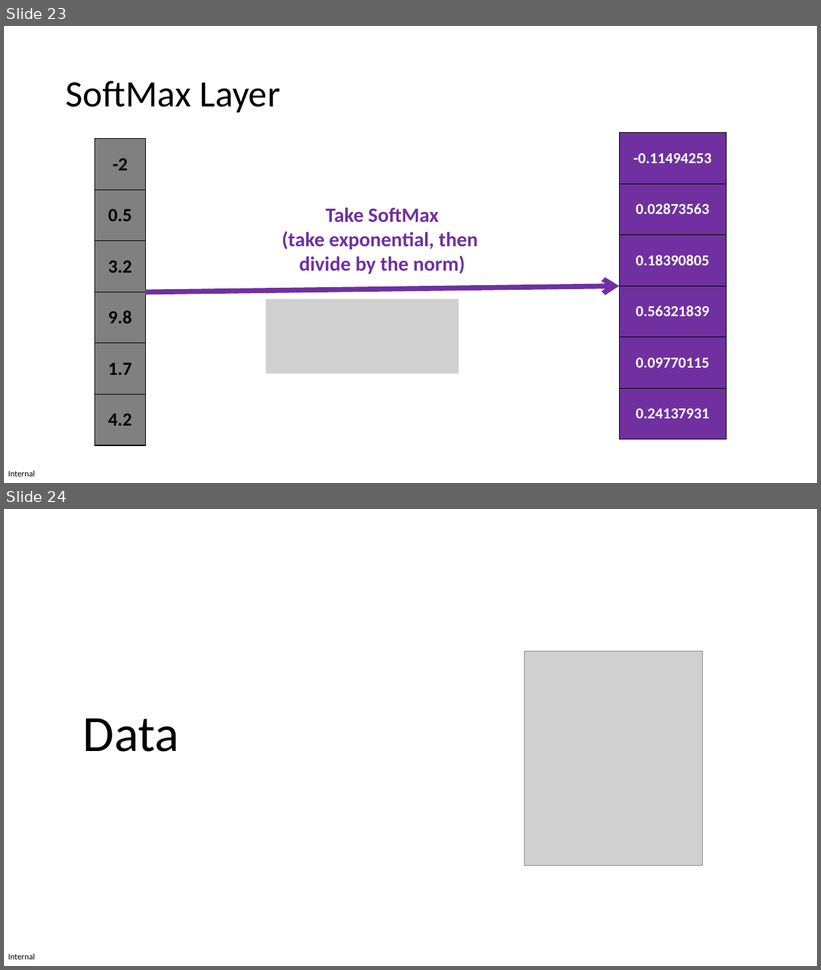
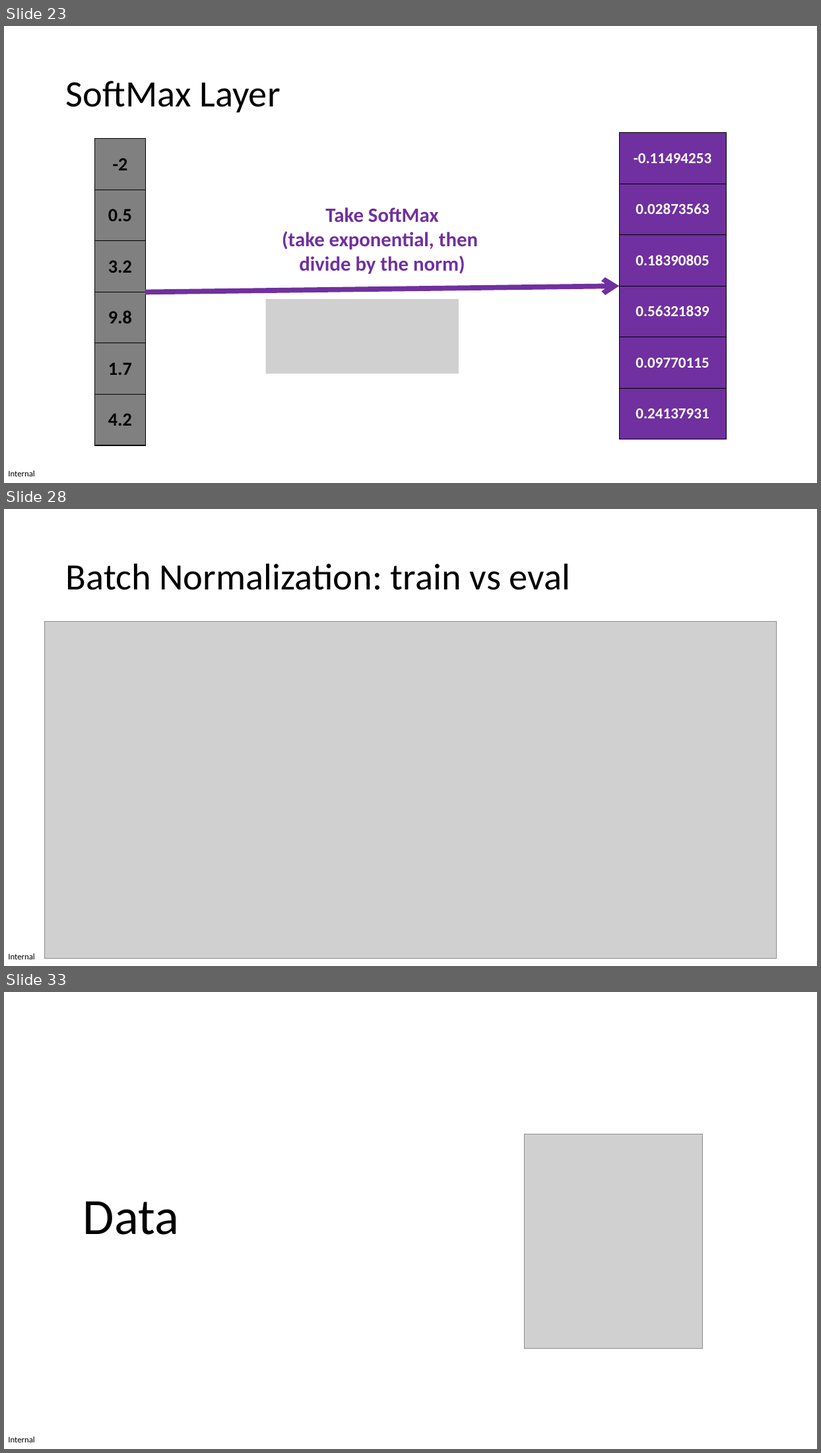
Before and after one commit to pauldubois98/AdcancedTopicsDataScience2026, a slide deck: Course09/slides.pptx. Shown one above the other, each under a label of ours: slides 23 and 24 before the commit, slides 23, 28 and 33 after it; the slides between them are not shown. The pictures are 821x970 and 821x1453 pixels, drawn with LibreOffice and Linux fonts; fonts in the diff are those of the drawing; grey boxes stand for pictures. Boxes give left, top, right and bottom in pixels: in the first picture for what was removed or moved away, otherwise in the second. Text is boxed around its words. In the diff, an @@ line names an element or a change of style, - is before the commit and + after.

Commit message:
added batch norm slides

```diff
--- a/Course09/slides.pptx
+++ b/Course09/slides.pptx
@@ slide 28 added at (4, 509, 817, 966), background #FFFFFF; not listed: 1 template element that a slide beside it also shows @@
@@ title added at (66, 563, 570, 590), 44 pt, text #000000 @@
+Batch Normalization: train vs eval
@@ picture added at (45, 622, 777, 958) @@
@@ what was slide 24 is now slide 33 @@
```
Also in this commit, not shown: 8 other slides added.
